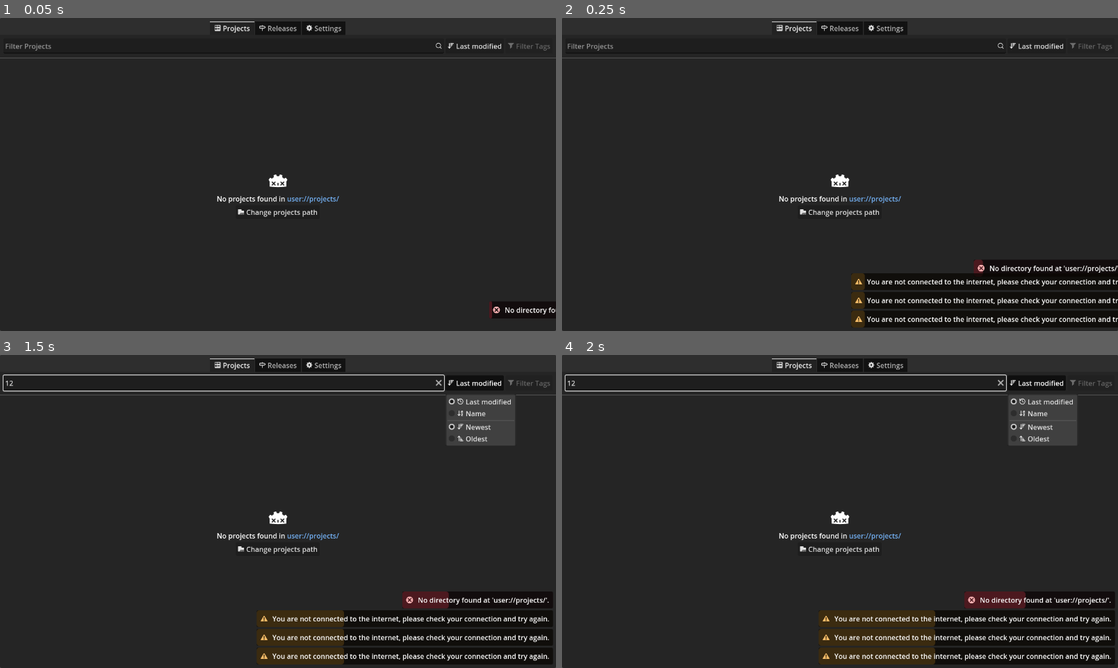
Above: before the commit, frames 1-4 (two rows, left to right).
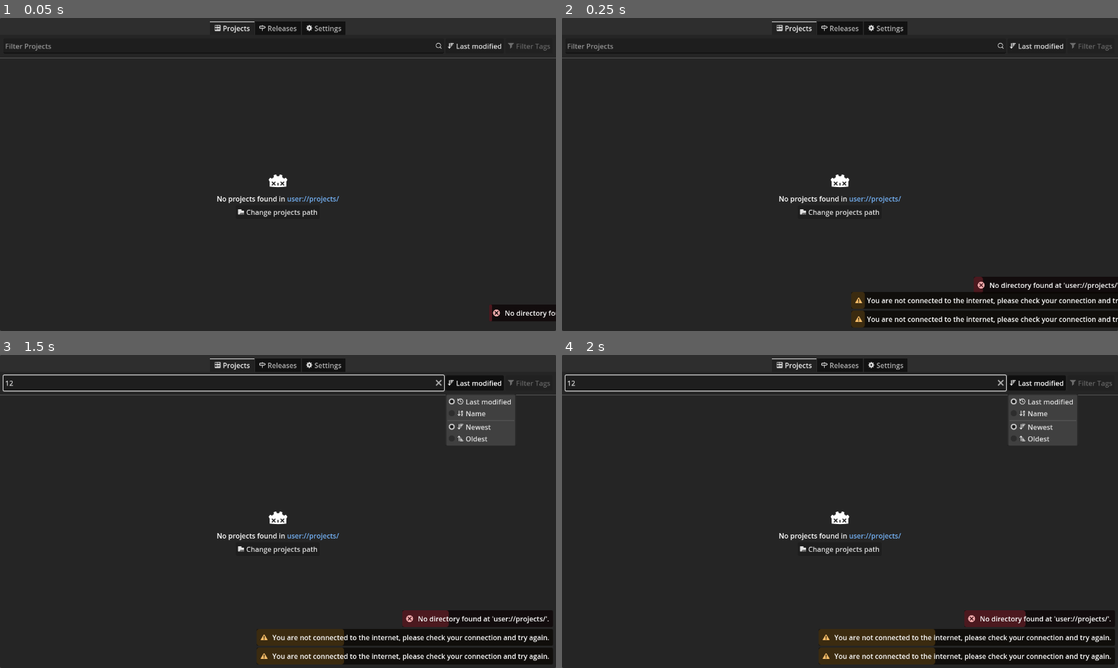
Above: after the commit, the same moments.

Repository: diiiaz/godot-launcher
Game: Godot game, scene res://scr/main.tscn
The game is run twice, just before and just after one commit, with the same random seed, the same clock (stepped at 60 frames per second) and the same inputs. The engine's default icon, where the game draws it, is replaced by a stand-in: a white triangle on a blue panel in a dark square.
Inputs (mouse positions are in pixels of both pictures, inside the frame that each line leads up to):
- Up to frame 1 (0.05 s): no input
- Up to frame 2 (0.25 s): no input
- Up to frame 3 (1.5 s): click (222, 383) at 0.52 s; type "12" at 0.6 s; click "Last modified" at 1.25 s
- Up to frame 4 (2 s): no input

The runs differ from the first frame. In frame 1, 0.4% of the frame differs, in the area x 88-100%, y 90-97%; in frame 2, 2.9%, in the area x 52-100%, y 77-88%; in frame 3, 2.7%; in frame 4, 2.6%.

Commit message:
Refactor pagination to update on settings change
Pagination logic now reacts to changes in MAX_ITEMS_PER_PAGE setting, updating page counts and UI accordingly. PageController setup now takes a callable for item count, and related containers listen for settings updates to trigger refreshes. This improves consistency and responsiveness when settings are modified.

Diff:
--- a/scr/globals/builds_manager.gd
+++ b/scr/globals/builds_manager.gd
@@ -33,7 +33,7 @@
 	if not string_filter.is_empty():
 		releases.assign(FuzzySearcher.mapped_search(string_filter, releases, func(release: Release): return Helper.strip_bbcode(release.get_formatted_name())))
 
-	releases = releases.slice(offset, offset + SettingsManager.get_setting(Settings.SETTING.MAX_ITEMS_PER_PAGE) + 1)
+	releases = releases.slice(offset, offset + SettingsManager.get_setting(Settings.SETTING.MAX_ITEMS_PER_PAGE))
 
 	return releases
 
--- a/scr/globals/projects_manager.gd
+++ b/scr/globals/projects_manager.gd
@@ -39,7 +39,7 @@
 	if sort_function.is_valid():
 		projects.sort_custom(sort_function)
 
-	projects = projects.slice(offset, offset + SettingsManager.get_setting(Settings.SETTING.MAX_ITEMS_PER_PAGE) + 1)
+	projects = projects.slice(offset, offset + SettingsManager.get_setting(Settings.SETTING.MAX_ITEMS_PER_PAGE))
 	return projects
 
 
--- a/scr/user_interface/page_controller/page_controller.gd
+++ b/scr/user_interface/page_controller/page_controller.gd
@@ -3,25 +3,35 @@
 
 signal changed_page(page_index: int)
 
-const MAX_AMOUNT_OF_BUTTONS: int = 7
+const _MAX_AMOUNT_OF_BUTTONS: int = 7
 
 @onready var _page_buttons: Array[PageButton] = [%PageButton0, %PageButton1, %PageButton2, %PageButton3, %PageButton4, %PageButton5, %PageButton6]
-@onready var highlight_panel: PanelContainer = %HighlightPanel
-@onready var left_arrow_button: Button = %LeftArrowButton
-@onready var right_arrow_button: Button = %RightArrowButton
+@onready var _highlight_panel: PanelContainer = %HighlightPanel
+@onready var _left_arrow_button: Button = %LeftArrowButton
+@onready var _right_arrow_button: Button = %RightArrowButton
 
 var _amount_of_pages: int = 1
 var _current_page: int = 0
 var _current_page_button: PageButton = null
+var _items_count_getter: Callable
 
 
-func setup(amount_of_pages: int) -> void:
-	_current_page = 0
-	_current_page_button = _page_buttons[_current_page]
-	set_amount_of_pages(amount_of_pages)
+func setup(items_count_getter: Callable) -> void:
+	_items_count_getter = items_count_getter
+#func setup(amount_of_pages: int) -> void:
+	#_current_page = 0
+	#_current_page_button = _page_buttons[_current_page]
+	#set_amount_of_pages(amount_of_pages)
+	SettingsManager.updated.connect(
+		func(setting: Settings.SETTING):
+			if setting != Settings.SETTING.MAX_ITEMS_PER_PAGE:
+				return
+			update()
+	)
 
 
 func update() -> void:
+	set_amount_of_pages(ceil(await _items_count_getter.call() / float(SettingsManager.get_setting(Settings.SETTING.MAX_ITEMS_PER_PAGE))))
 	travel_to_page(_current_page, true, true, false)
 
 
@@ -34,7 +44,7 @@
 	if not stop_signal:
 		changed_page.emit(_current_page)
 
-	var has_less_than_max: bool = (_amount_of_pages - 1) <= MAX_AMOUNT_OF_BUTTONS
+	var has_less_than_max: bool = (_amount_of_pages - 1) <= _MAX_AMOUNT_OF_BUTTONS
 	var has_start_ellipsis: bool = _current_page >= 4 and not has_less_than_max
 	var has_end_ellipsis: bool = (_amount_of_pages - 1) - _current_page >= 4 and not has_less_than_max
 
@@ -65,13 +75,13 @@
 	await get_tree().process_frame
 
 	var tweener: Tween = create_tween().set_ease(Tween.EASE_OUT).set_trans(Tween.TRANS_CUBIC).set_parallel()
-	tweener.tween_property(highlight_panel, "global_position", _current_page_button.global_position, 0.2 if animate else 0.01).from_current()
-	tweener.tween_property(left_arrow_button, "modulate:a", 0.0 if _current_page == 0 else 1.0, 0.1 if animate else 0.01).from_current()
-	tweener.tween_property(right_arrow_button, "modulate:a", 0.0 if _current_page == (_amount_of_pages - 1) else 1.0, 0.1 if animate else 0.01).from_current()
-	left_arrow_button.disabled = _current_page == 0
-	left_arrow_button.mouse_default_cursor_shape = Control.CURSOR_ARROW if _current_page == 0 else Control.CURSOR_POINTING_HAND
-	right_arrow_button.disabled = _current_page == (_amount_of_pages - 1)
-	right_arrow_button.mouse_default_cursor_shape = Control.CURSOR_ARROW if _current_page == (_amount_of_pages - 1) else Control.CURSOR_POINTING_HAND
+	tweener.tween_property(_highlight_panel, "global_position", _current_page_button.global_position, 0.2 if animate else 0.01).from_current()
+	tweener.tween_property(_left_arrow_button, "modulate:a", 0.0 if _current_page == 0 else 1.0, 0.1 if animate else 0.01).from_current()
+	tweener.tween_property(_right_arrow_button, "modulate:a", 0.0 if _current_page == (_amount_of_pages - 1) else 1.0, 0.1 if animate else 0.01).from_current()
+	_left_arrow_button.disabled = _current_page == 0
+	_left_arrow_button.mouse_default_cursor_shape = Control.CURSOR_ARROW if _current_page == 0 else Control.CURSOR_POINTING_HAND
+	_right_arrow_button.disabled = _current_page == (_amount_of_pages - 1)
+	_right_arrow_button.mouse_default_cursor_shape = Control.CURSOR_ARROW if _current_page == (_amount_of_pages - 1) else Control.CURSOR_POINTING_HAND
 
 func _on_page_button_pressed(page_button: PageButton) -> void:
 	travel_to_page(page_button.get_page_number())
@@ -94,7 +104,6 @@
 	_current_page = 0
 	_current_page_button = _page_buttons[0]
 	_amount_of_pages = pages_amount
-	update()
 
 func get_start_ellipsis_button() -> PageButton:
 	return get_page_button(1)
--- a/scr/user_interface/pages/projects_page/projects_container.gd
+++ b/scr/user_interface/pages/projects_page/projects_container.gd
@@ -13,6 +13,12 @@
 
 func _init() -> void:
 	ProjectsManager.updated.connect(update)
+	SettingsManager.updated.connect(
+		func(setting: Settings.SETTING):
+			if setting != Settings.SETTING.MAX_ITEMS_PER_PAGE:
+				return
+			update()
+	)
 
 
 func setup(sort_info: SortingMenuButton.SortInfo, filter_info: FilterMenuButton.FilterInfo) -> void:
--- a/scr/user_interface/pages/projects_page/projects_page.gd
+++ b/scr/user_interface/pages/projects_page/projects_page.gd
@@ -15,16 +15,13 @@
 	setup_sorting_menu_button()
 	setup_tags_filter_menu_button()
 	projects_container.setup(sorting_menu_button.get_sort_info(), tags_filter_menu_button.get_filter_info())
-	ProjectsManager.updated.connect(func(): page_controller.setup(ceil(ProjectsManager.get_projects_amount() / float(SettingsManager.get_setting(Settings.SETTING.MAX_ITEMS_PER_PAGE)))))
-	visibility_changed.connect(_on_visibility_changed)
+	page_controller.setup(func(): return ProjectsManager.get_projects_amount())
+	ProjectsManager.updated.connect(page_controller.update)
+	visibility_changed.connect(page_controller.update)
 
 func _notification(what: int) -> void:
 	if what == NOTIFICATION_TRANSLATION_CHANGED and no_projects_found_label != null:
 		update_no_projects_found_label()
-
-func _on_visibility_changed() -> void:
-	if is_visible_in_tree():
-		page_controller.update()
 
 func get_icon() -> Texture2D:
 	return preload("uid://dovk625lj7wf0")
--- a/scr/user_interface/pages/releases_page/releases_container.gd
+++ b/scr/user_interface/pages/releases_page/releases_container.gd
@@ -13,6 +13,12 @@
 
 func _init() -> void:
 	BuildsManager.updated.connect(update)
+	SettingsManager.updated.connect(
+		func(setting: Settings.SETTING):
+			if setting != Settings.SETTING.MAX_ITEMS_PER_PAGE:
+				return
+			update()
+	)
 
 
 func setup(filter_info: FilterMenuButton.FilterInfo) -> void:
--- a/scr/user_interface/pages/releases_page/releases_page.gd
+++ b/scr/user_interface/pages/releases_page/releases_page.gd
@@ -8,13 +8,9 @@
 func _ready() -> void:
 	setup_tags_filter_menu_button()
 	releases_container.setup(tags_filter_menu_button.get_filter_info())
-	page_controller.setup(ceil(await BuildsManager.get_releases_amount() / float(SettingsManager.get_setting(Settings.SETTING.MAX_ITEMS_PER_PAGE))))
-	BuildsManager.updated.connect(func(): page_controller.setup(ceil(await BuildsManager.get_releases_amount() / float(SettingsManager.get_setting(Settings.SETTING.MAX_ITEMS_PER_PAGE)))))
-	visibility_changed.connect(_on_visibility_changed)
-
-func _on_visibility_changed() -> void:
-	if is_visible_in_tree():
-		page_controller.update()
+	page_controller.setup(func(): return await BuildsManager.get_releases_amount())
+	BuildsManager.updated.connect(page_controller.update)
+	visibility_changed.connect(page_controller.update)
 
 func get_icon() -> Texture2D:
 	return preload("uid://dsrtamnxenut4")
